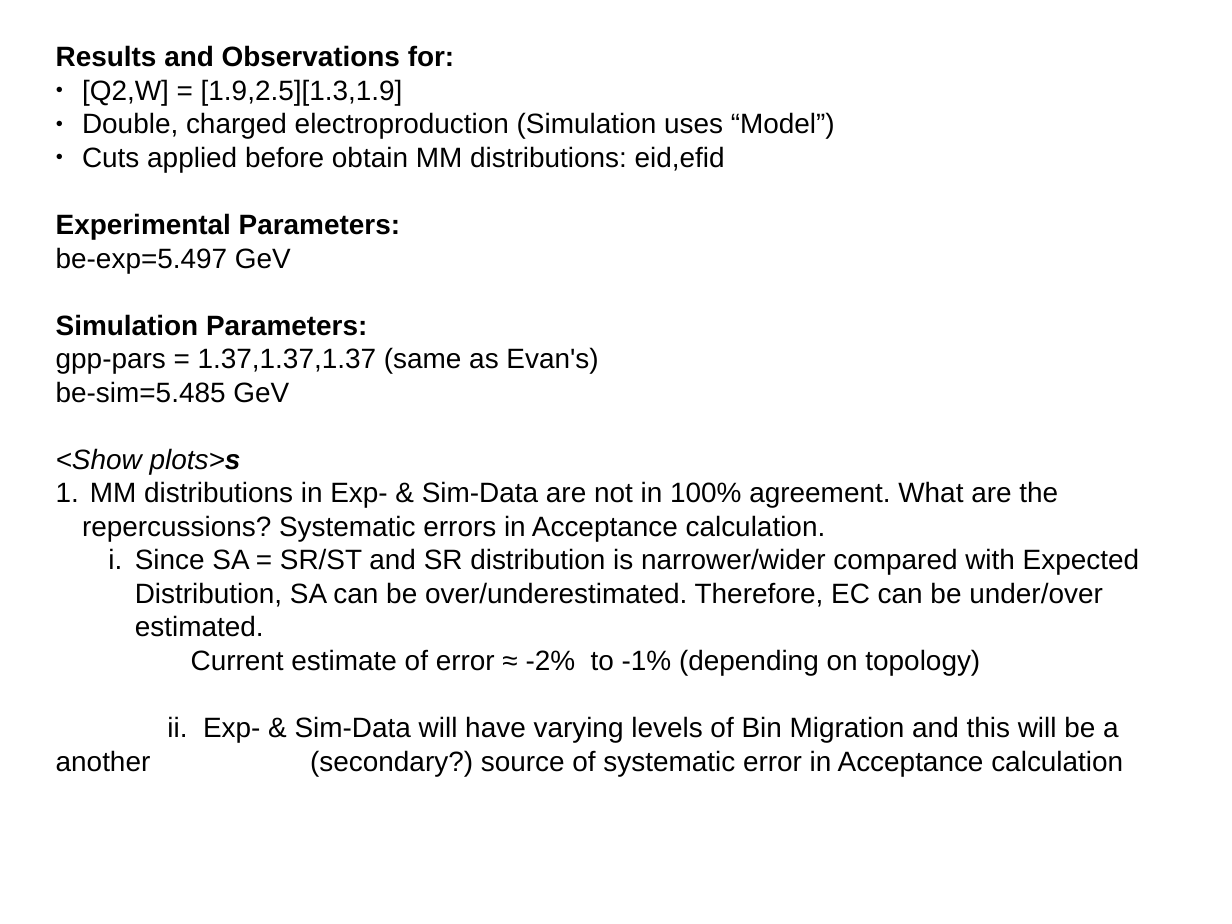
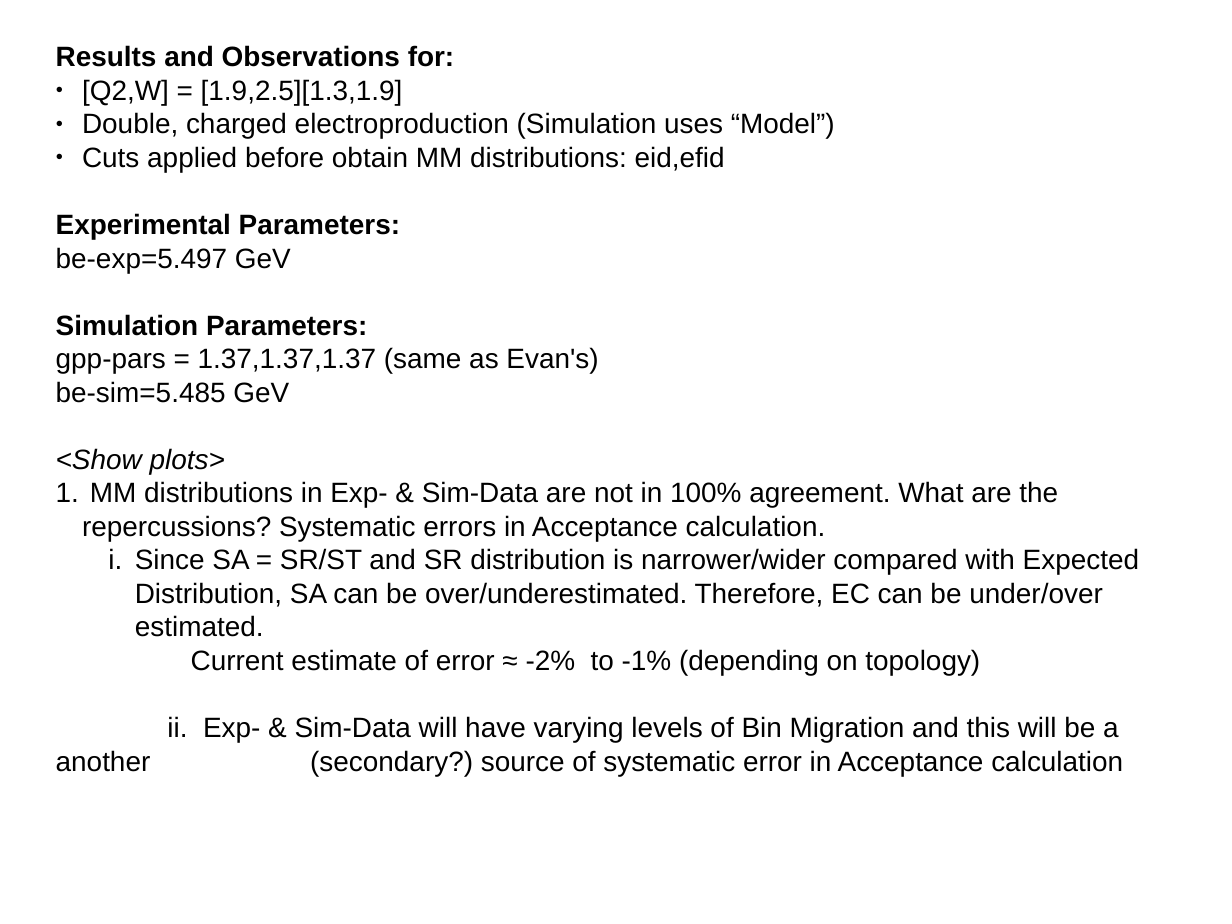
Before and after one commit to arjun-trivedi/ana2pi, a slide deck: slide 4 of notes/mtg-012714.odp. Drawn at 1232x924 pixels with LibreOffice and Linux fonts; fonts in the diff are those of the drawing. Boxes give left, top, right and bottom in pixels: in the first picture for what was removed or moved away, otherwise in the second. Text is boxed around its words. In the diff, an @@ line names an element or a change of style, - is before the commit and + after.

```diff
--- a/notes/mtg-012714.odp
+++ b/notes/mtg-012714.odp
@@ text at <box>56,448,225,474</box>: text changed @@
-<Show plots>s
+<Show plots>
```
Also in this commit, not shown: 2 other slides changed.
